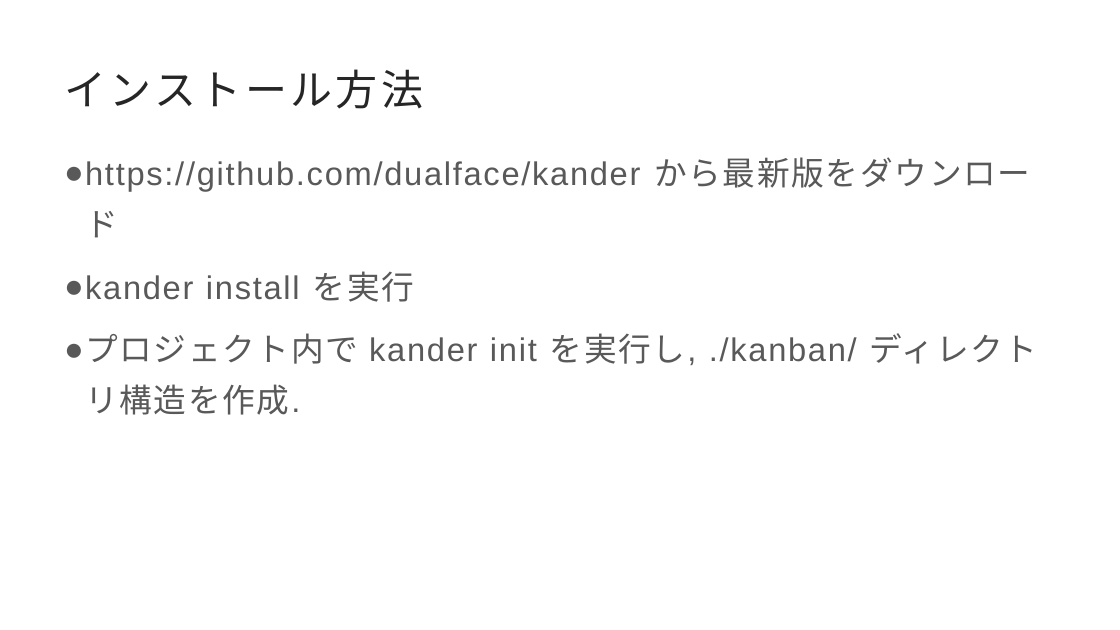
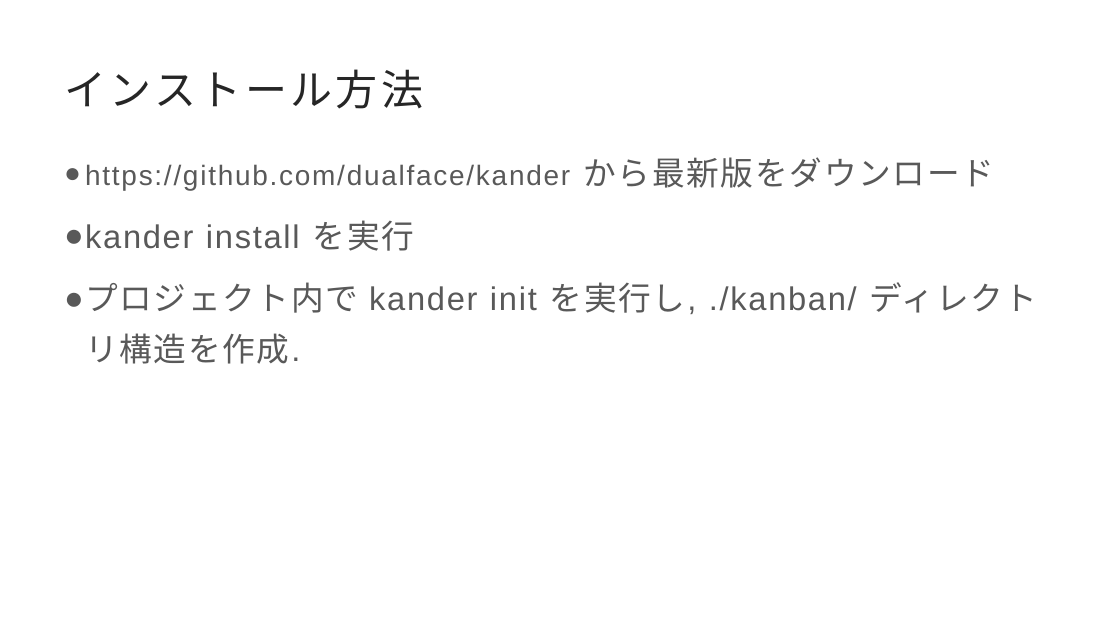
Before and after one commit to dualface/kander, a slide deck: slide 3 of docs/how-to-advance-tasks-efficiently-ja.pptx. Drawn at 1120x630 pixels with LibreOffice and Linux fonts; fonts in the diff are those of the drawing. Boxes give left, top, right and bottom in pixels: in the first picture for what was removed or moved away, otherwise in the second. Text is boxed around its words. In the diff, an @@ line names an element or a change of style, - is before the commit and + after.

```diff
--- a/docs/how-to-advance-tasks-efficiently-ja.pptx
+++ b/docs/how-to-advance-tasks-efficiently-ja.pptx
@@ text at [85,157,995,190]: size 28 to 24 pt in "https://github.com/dualface/kander" @@
```
Also in this commit, not shown: 4 other files.
